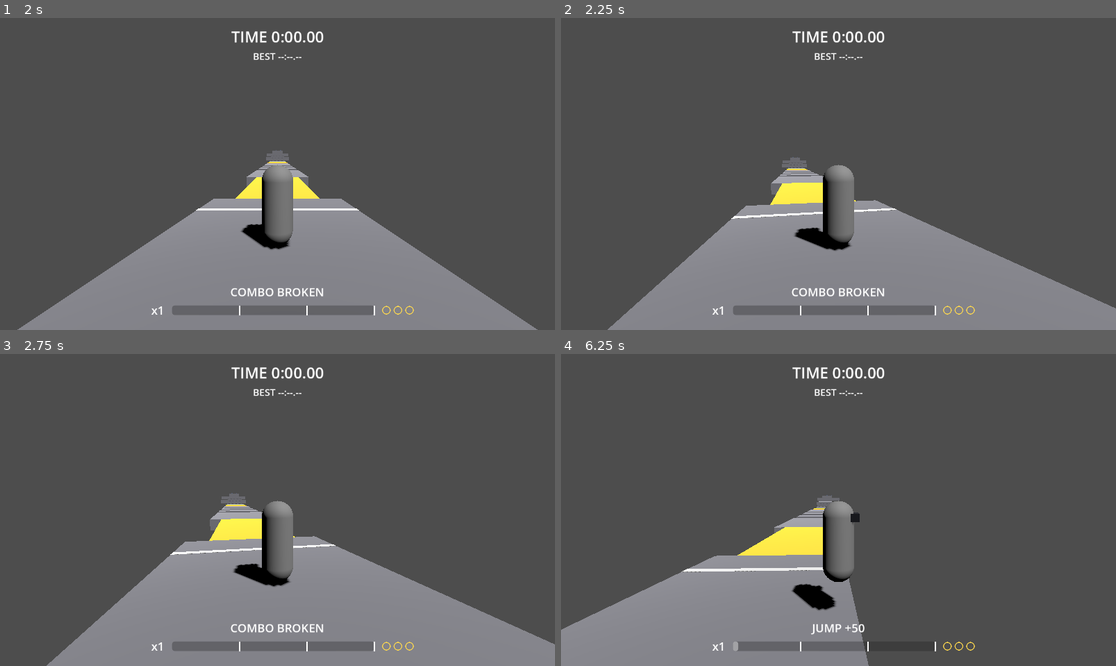
Above: before the commit, frames 1-4 (two rows, left to right).
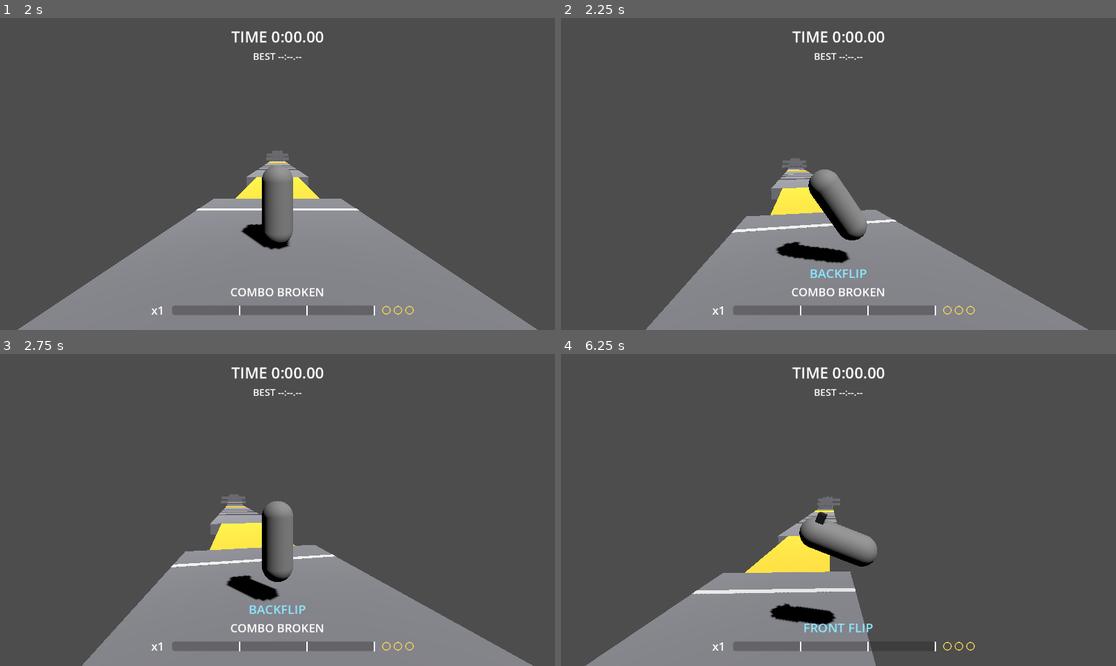
Above: after the commit, the same moments.

Repository: jimmyhag/parkour-duel
Game: Godot game, scene res://game/levels/main.tscn
Two runs of this game, one before a commit and one after it. Both use one fixed random seed, a clock stepped at 60 frames per second and the inputs below.
Inputs (mouse positions are in pixels of both pictures, inside the frame that each line leads up to):
- Up to frame 1 (2 s): tap Enter at 0.5 s; move the mouse to (399, 158) at 0.52 s; hold D (move_right) 0.53-1.28 s; right-click (399, 158) at 0.6 s; click (399, 158) at 0.67 s; tap Space (jump) at 0.77, 1.07, 1.52, 1.82 s; tap Ctrl (slide) at 0.8, 1.35 s; move the mouse to (249, 174) at 1.27 s; hold Up (menu_up) from 1.28 s (still down); click (249, 174) at 1.42 s; tap F (trick) at 1.55 s
- Up to frame 2 (2.25 s): keep holding Up (menu_up); move the mouse to (849, 167) at 2.02 s; tap F (trick) at 2.1 s; click (849, 167) at 2.17 s
- Up to frame 3 (2.75 s): keep holding Up (menu_up); tap Space (jump) at 2.3 s
- Up to frame 4 (6.25 s): move the mouse to (832, 516) at 2.77 s; tap Space (jump) at 2.85, 3.02, 3.32, 3.77, 4.07, 4.52, 4.82, 5.3, 6.02 s; click (832, 516) at 2.92 s; right-click (832, 516) at 3.05 s; move the mouse to (877, 513) at 3.52 s; right-click (877, 513) at 3.6 s; click (877, 513) at 3.67 s; tap Ctrl (slide) at 3.8, 5.1 s; move the mouse to (794, 506) at 4.27 s; click (794, 506) at 4.35 s; tap F (trick) at 4.55, 5.85 s; move the mouse to (844, 510) at 5.02 s; click (844, 510) at 5.17 s; move the mouse to (816, 503) at 5.77 s; release Up (menu_up) at 5.78 s; hold D (move_right) from 5.78 s (still down); click (816, 503) at 5.92 s; right-click (816, 503) at 6.05 s

Frame 1 is identical in both runs. In frame 2, 8.2% of the frame differs, in the area x 8-100%, y 44-100%; in frame 3, 6.5%; in frame 4, 8.4%, in the area x 0-57%, y 45-100%.

Commit message:
trick-gestures, second amendment: releasing the trick button on the ground jumps
docs/specs/trick-gestures.md, decision 3 (second amendment): released on the
ground where a jump is allowed (grounded or within coyote time, room to
stand), the trick button makes a full jump and starts the drawn trick at the
same step; a tap without a gesture jumps into the trick of the context.
Rolling, in a hard landing, low under a ceiling or aiming: nothing starts.
In the air: unchanged. The jump of a trick is not announced as a JUMP move:
the trick is the move.

Co-Authored-By: Claude Opus 5.5 <noreply@anthropic.com>

Diff:
--- a/game/core/runner_motor.gd
+++ b/game/core/runner_motor.gd
@@ -4,10 +4,11 @@
 ## and the facts it observed (RunnerFacts); it answers with the state of the runner and
 ## the velocity it wants, and announces the moves it starts and the tricks its landings
 ## pay (RunnerEvent). It plays the aerial trick (AirTrick) of each jump: the recipe drawn
-## starts as the trick button is released in the air, and a landing poses it only with
-## the slide pressed just before the ground. A runner that aims is slower on the ground,
-## sliding and rolling included, and starts no trick. It uses nothing but its arguments,
-## the tuning and the speed bonus the flow gives it: no input, no clock, no scene.
+## starts as the trick button is released, in the air, or on the ground with a full jump
+## that carries it, and a landing poses it only with the slide pressed just before the
+## ground. A runner that aims is slower on the ground, sliding and rolling included, and
+## starts no trick. It uses nothing but its arguments, the tuning and the speed bonus the
+## flow gives it: no input, no clock, no scene.
 
 enum State {
 	GROUNDED,
@@ -58,6 +59,8 @@
 ## The slide was pressed since the last slide started: the next one counts.
 var _slide_pressed_since_the_last_slide: bool = false
 var _jump_spent: bool = true
+## The height of the jump under way is settled: the jump was released and cut, or it is
+## the jump of a trick, which goes up to its top whatever the jump button does.
 var _jump_cut: bool = false
 ## Where the slide is heading: what moves a runner that a low ceiling keeps down.
 var _slide_heading: Vector3 = Vector3.ZERO
@@ -556,8 +559,10 @@
 	_cap_horizontal_speed()
 	if _can_wall_jump():
 		_wall_jump()
+	elif _can_trick_jump(intent, facts):
+		_start_jump(delta, true)
 	elif _can_jump(facts):
-		_start_jump(delta)
+		_start_jump(delta, false)
 	elif state == State.SLIDING:
 		velocity.y = _speed_down_the_slope(facts.floor_normal)
 	elif state == State.WALL_RUNNING:
@@ -708,26 +713,46 @@
 	_announce(RunnerEvent.Kind.WALL_JUMP)
 
 
+## A jump asked for (now, or within the jump buffer) where a jump is allowed.
 func _can_jump(facts: RunnerFacts) -> bool:
+	if _steps_since_jump_request > _window_steps(tuning.jump_buffer_time):
+		return false
+	return _may_jump(facts)
+
+
+## A jump is allowed: on the ground or within the coyote time, the jump of this contact
+## not spent yet, not in a hard landing, and with room to stand up for a low runner.
+func _may_jump(facts: RunnerFacts) -> bool:
 	if _jump_spent:
 		return false
 	if state == State.HARD_LANDING:
 		return false
 	if is_low() and not facts.can_stand:
 		return false
-	if _steps_since_jump_request > _window_steps(tuning.jump_buffer_time):
-		return false
 	return _steps_in_the_air <= _window_steps(tuning.coyote_time)
 
 
-func _start_jump(delta: float) -> void:
+## The trick button released with a drawing that reads, where a jump is allowed and the
+## runner neither rolls nor aims, before any trick of this jump: the jump of a trick.
+func _can_trick_jump(intent: MoveIntent, facts: RunnerFacts) -> bool:
+	if not intent.trick_released or intent.trick_recipe == null:
+		return false
+	if intent.aim_held or _trick != null or state == State.ROLLING:
+		return false
+	return _may_jump(facts)
+
+
+## The runner jumps. The jump of a trick (`trick`) goes up to its top as if the jump were
+## held, and is not announced: the trick it carries is the move.
+func _start_jump(delta: float, trick: bool) -> void:
 	velocity.y = _jump_speed(delta)
 	state = State.RISING
 	_jump_spent = true
-	_jump_cut = false
+	_jump_cut = trick
 	_steps_since_jump_request = LONG_AGO
 	_take_off = TakeOff.JUMP
-	_announce(RunnerEvent.Kind.JUMP)
+	if not trick:
+		_announce(RunnerEvent.Kind.JUMP)
 
 
 func _fly(jump_held: bool, delta: float) -> void:
@@ -842,8 +867,10 @@
 ## The trick button released in the air, rising or falling (not along a wall), starts
 ## the trick its drawing reads, unless the runner aims or already did a trick in this
 ## jump; a drawing that cannot be read starts nothing, and an empty one starts the trick
-## of the context. Its front is where the runner went as the step started: the push of
-## this step does not bend it.
+## of the context. Released where a jump is allowed, the jump of the trick (see _move)
+## has just made the runner rise: the trick starts at the same step. Released anywhere
+## else on the ground, nothing starts. Its front is where the runner went as the step
+## started: the push of this step does not bend it.
 func _start_a_trick(intent: MoveIntent) -> void:
 	var horizontal: Vector3 = Vector3(_real_velocity.x, 0.0, _real_velocity.z)
 	if horizontal.length() > ALMOST_STILL:
--- a/tests/test_flow_hud.gd
+++ b/tests/test_flow_hud.gd
@@ -140,10 +140,12 @@
 		shown, ["?", "BACKFLIP", "BACKFLIP FULL"] as Array[String], "what it reads, as it goes"
 	)
 
-	# Released on the ground: nothing is drawn any more.
+	# Released where no jump is allowed (the runner aims): nothing is drawn any more, and
+	# nothing starts.
 	var released: MoveIntent = MoveIntent.new()
 	released.trick_released = true
 	released.trick_recipe = gesture.recipe()
+	released.aim_held = true
 	body.step(released)
 	hud.refresh()
 	assert_eq(_shown(hud, "%TrickLabel"), "", "nothing shown")
--- a/tests/test_player_tricks.gd
+++ b/tests/test_player_tricks.gd
@@ -1,8 +1,9 @@
 extends GutTest
 ## The drawing of a trick in the player layer, with the real inputs: while the trick
 ## button is held, the mouse and the right stick draw instead of turning the camera, and
-## what they draw reaches the motor in the intent. Key, mouse, button and stick events go
-## through the input map of project.godot, as a device would send them.
+## what they draw reaches the motor in the intent; released on the ground, the button
+## jumps into the trick drawn. Key, mouse, button and stick events go through the input
+## map of project.godot, as a device would send them.
 
 const PLAYER_SCENE: PackedScene = preload("res://game/player/player.tscn")
 const WORLD_LAYER: int = 1
@@ -20,6 +21,10 @@
 const FLIGHT_STEPS: int = 60
 const SETTLE_STEPS: int = 30
 const POSE_HEIGHT: float = 0.6
+## How close to the height of the tuning a full jump tops, and how high above the floor
+## a runner is dropped to land hard.
+const JUMP_HEIGHT_TOLERANCE: float = 0.1
+const DROP_HEIGHT: float = 7.0
 
 var _intents: Array[MoveIntent] = []
 
@@ -140,7 +145,7 @@
 	assert_eq(paid.size(), 1, "posed with B: the landing pays it")
 
 
-func test_releasing_the_button_on_the_ground_starts_nothing() -> void:
+func test_releasing_the_button_on_the_ground_jumps_and_starts_the_trick() -> void:
 	_add_box(Vector3(20.0, 1.0, 200.0), Vector3(0.0, -0.5, -80.0))
 	var player: Player = _add_player()
 	await _wait_steps(FEW_STEPS)
@@ -148,7 +153,8 @@
 	await _wait_steps(RUN_STEPS)
 	assert_true(player.is_on_floor(), "a runner on the ground")
 
-	# A backflip drawn with the mouse, the pad going down, on the ground.
+	# On the keyboard and the mouse: a backflip drawn on the ground, the pad going down,
+	# then F released, the jump never pressed.
 	_send(_key(KEY_F, true))
 	for step: int in STROKE_STEPS:
 		_send(_mouse(MOUSE_STROKE))
@@ -157,13 +163,63 @@
 	var drawn: TrickRecipe = _intents[-1].trick_recipe
 	assert_true(drawn != null and drawn.flip == TrickRecipe.Flip.BACKFLIP, "a backflip drawn")
 	_send(_key(KEY_F, false))
-	await _wait_steps(FEW_STEPS)
-
+	await _wait_steps(2)
+	_assert_a_trick_jump(player, "F released")
+
+	# A full jump: the runner rises to the height of a jump held up to its top.
+	var apex: float = await _apex_of_the_flight(player)
+	assert_almost_eq(apex, player.tuning.jump_height, JUMP_HEIGHT_TOLERANCE, "a full jump")
+	_send(_key(KEY_W, false))
+	await _wait_steps(SETTLE_STEPS)
+	assert_eq(player.motor.state, RunnerMotor.State.GROUNDED, "back on its feet")
+
+	# On the gamepad: LB held, the right stick flicked down and back, then LB released.
+	_send(_button(JOY_BUTTON_LEFT_SHOULDER, true))
+	await _wait_steps(1)
+	_send(_stick(JOY_AXIS_RIGHT_Y, 1.0))
+	await _wait_steps(STROKE_STEPS)
+	_send(_stick(JOY_AXIS_RIGHT_Y, 0.0))
+	await _wait_steps(FEW_STEPS)
+	drawn = _intents[-1].trick_recipe
+	assert_true(drawn != null and drawn.flip == TrickRecipe.Flip.BACKFLIP, "a backflip drawn")
+	_send(_button(JOY_BUTTON_LEFT_SHOULDER, false))
+	await _wait_steps(2)
+	_assert_a_trick_jump(player, "LB released")
+	apex = await _apex_of_the_flight(player)
+	assert_almost_eq(apex, player.tuning.jump_height, JUMP_HEIGHT_TOLERANCE, "a full jump")
+
+
+func test_releasing_the_button_where_no_jump_is_allowed_starts_nothing() -> void:
+	_add_box(Vector3(20.0, 1.0, 20.0), Vector3(0.0, -0.5, 0.0))
+	var player: Player = _add_player()
+	await _wait_steps(FEW_STEPS)
+
+	# Dropped from high above the height of a roll, a backflip drawn on the way down with
+	# the mouse, F still held as it lands hard.
+	player.teleport(Transform3D(Basis.IDENTITY, Vector3(0.0, DROP_HEIGHT, 0.0)))
+	_send(_key(KEY_F, true))
+	for step: int in STROKE_STEPS:
+		_send(_mouse(MOUSE_STROKE))
+		await _wait_steps(1)
+	var drawn: TrickRecipe = _intents[-1].trick_recipe
+	assert_true(drawn != null and drawn.flip == TrickRecipe.Flip.BACKFLIP, "a backflip drawn")
+	for step: int in FLIGHT_STEPS:
+		if player.motor.state == RunnerMotor.State.HARD_LANDING:
+			break
+		await _wait_steps(1)
+	assert_eq(player.motor.state, RunnerMotor.State.HARD_LANDING, "a runner in a hard landing")
+
+	_send(_key(KEY_F, false))
+	await _wait_steps(1)
+	assert_ne(player.motor.state, RunnerMotor.State.RISING, "it does not jump")
+	assert_null(player.motor.current_trick(), "nothing starts")
+	await _wait_steps(FEW_STEPS)
 	assert_true(player.is_on_floor(), "still on the ground")
-	assert_null(player.motor.current_trick(), "nothing starts")
-
-	# Forgotten: a jump, then a press and a release in the air without drawing, start the
-	# trick of the context (a front flip, running forward), not the backflip.
+
+	# Forgotten: once on its feet, a jump, then a press and a release in the air without
+	# drawing, start the trick of the context (a backflip, at a stop), not the one drawn.
+	await _wait_steps(SETTLE_STEPS)
+	assert_eq(player.motor.state, RunnerMotor.State.GROUNDED, "back on its feet")
 	_send(_key(KEY_SPACE, true))
 	await _wait_steps(2)
 	_send(_key(KEY_F, true))
@@ -175,7 +231,28 @@
 	assert_not_null(trick, "a trick starts")
 	if trick != null:
 		assert_true(trick.recipe.context, "the trick of the context")
-		assert_eq(trick.name(), "FRONT FLIP", "running forward: a front flip")
+		assert_eq(trick.name(), "BACKFLIP", "at a stop: a backflip")
+
+
+## The runner jumped at the release, and the backflip drawn started with it.
+func _assert_a_trick_jump(player: Player, context: String) -> void:
+	assert_eq(player.motor.state, RunnerMotor.State.RISING, context + ": it jumps")
+	var trick: AirTrick = player.motor.current_trick()
+	assert_not_null(trick, context + ": a trick starts at the same step")
+	if trick != null:
+		assert_eq(trick.name(), "BACKFLIP", context + ": the backflip drawn")
+		assert_false(trick.recipe.context, context + ": not the trick of the context")
+
+
+## The highest the feet of the runner go above the floor until it lands again.
+func _apex_of_the_flight(player: Player) -> float:
+	var apex: float = player.global_position.y
+	for step: int in FLIGHT_STEPS:
+		await _wait_steps(1)
+		apex = maxf(apex, player.global_position.y)
+		if player.is_on_floor():
+			break
+	return apex
 
 
 func _add_player() -> Player:
--- a/tests/test_runner_trick_risk.gd
+++ b/tests/test_runner_trick_risk.gd
@@ -1,7 +1,8 @@
 extends TrickTest
 ## The risk of the aerial tricks of the runner's motor (game/core): how long a trick lasts
-## against the height of a jump, so that only a single fits in a jump on the flat; what a
-## riskless loop on the flat earns; and the perfect landings that do not raise the speed
+## against the height of a jump, so that only a single fits in a jump on the flat, the
+## jump of a trick included; what a riskless loop on the flat earns, jumping or releasing
+## the trick button on the ground; and the perfect landings that do not raise the speed
 ## without end. The tests of the risk weigh the tuning of the project, the one the player
 ## plays with.
 
@@ -19,7 +20,10 @@
 	var style: int = 0
 	var tricks_paid: int = 0
 	var crashes: int = 0
+	## The jumps the motor announced, and the times the runner left the ground on purpose:
+	## a jump of a trick is not announced.
 	var jumps: int = 0
+	var take_offs: int = 0
 	var ammo: int = 0
 	var top_speed: float = 0.0
 	var mean_speed: float = 0.0
@@ -46,6 +50,28 @@
 
 		_assert_events(events, [TRICK])
 		if events.size() == 1 and events[0].trick != null:
+			assert_true(events[0].trick.perfect, context + ": finished before the ground, posed")
+
+
+func test_a_trick_jump_on_the_flat_leaves_time_for_a_single() -> void:
+	var tuning: MovementTuning = _project_tuning()
+	var singles: Array[TrickRecipe] = [
+		_front_flip(),
+		_backflip(),
+		TrickRecipe.drawn(SIDE_FLIP),
+		TrickRecipe.drawn(SPIN),
+		TrickRecipe.of_the_context(),
+	]
+	for recipe: TrickRecipe in singles:
+		var context: String = recipe.name()
+		var body: MotorBody = MotorBody.running(tuning, FORWARD, tuning.top_speed)
+
+		# The trick button released on the ground, the jump never pressed.
+		var events: Array[RunnerEvent] = _trick_jump(body, null, recipe)
+
+		_assert_events(events, [TRICK])
+		if events.size() == 1 and events[0].trick != null:
+			assert_eq(events[0].trick.name(), recipe.name(), context + ": the trick drawn")
 			assert_true(events[0].trick.perfect, context + ": finished before the ground, posed")
 
 
@@ -111,12 +137,17 @@
 		TrickRecipe.drawn(SPIN),
 	]
 	var tricking: Minute = _hop_for_a_minute(tuning, fitting)
+	# The same recipes, each one released on the ground: the jump of the trick.
+	var trick_jumping: Minute = _hop_for_a_minute(tuning, fitting, 0, true)
 	gut.p(_report("running and jumping alone", plain))
 	gut.p(_report("a trick at every jump", tricking))
-
-	assert_gt(tricking.tricks_paid, 60, "a runner that poses a trick at every jump")
-	assert_eq(tricking.crashes, 0, "and never crashes")
-	assert_lt(tricking.style, RISKLESS_STYLE_PER_MINUTE, "earns less style than the threshold")
+	gut.p(_report("a trick jump at every jump", trick_jumping))
+
+	for minute: Minute in [tricking, trick_jumping]:
+		assert_gt(minute.tricks_paid, 60, "a runner that poses a trick at every jump")
+		assert_eq(minute.crashes, 0, "and never crashes")
+		assert_lt(minute.style, RISKLESS_STYLE_PER_MINUTE, "earns less style than the threshold")
+	assert_eq(trick_jumping.jumps, 0, "a jump of a trick is not a jump of the flow")
 
 
 func test_the_repetition_of_tricks_survives_the_end_of_a_combo() -> void:
@@ -184,6 +215,18 @@
 	return body.motor.events.duplicate()
 
 
+## From the ground, `recipe` released at the first step, the jump never pressed: the
+## jump of the trick, then the slide pressed two steps before the ground; what the motor
+## announced at the landing.
+func _trick_jump(body: MotorBody, flow: FlowState, recipe: TrickRecipe) -> Array[RunnerEvent]:
+	var landing: int = _steps_to_land(body.motor.tuning)
+	for step: int in landing + 1:
+		var intent: MoveIntent = _release(recipe, FORWARD) if step == 0 else _push(FORWARD)
+		intent.slide_pressed = step == landing - 2
+		_play(body, flow, intent)
+	return body.motor.events.duplicate()
+
+
 ## How many steps after it jumps on the flat at the top speed, holding the jump, a runner
 ## of `tuning` sees the floor again.
 func _steps_to_land(tuning: MovementTuning) -> int:
@@ -203,9 +246,10 @@
 
 ## A minute of a runner on the flat that jumps whenever it stands, holding the jump to
 ## its top; with `recipes`, it releases the next of them at the first step of every jump,
-## and poses it perfect.
+## and poses it perfect. With `trick_jumps`, it never presses the jump: the release of
+## the trick button on the ground is its jump.
 func _hop_for_a_minute(
-	tuning: MovementTuning, recipes: Array[TrickRecipe], rest: int = 0
+	tuning: MovementTuning, recipes: Array[TrickRecipe], rest: int = 0, trick_jumps: bool = false
 ) -> Minute:
 	var body: MotorBody = MotorBody.running(tuning, FORWARD, tuning.top_speed)
 	var flow: FlowState = FlowState.new(tuning, STEPS_PER_SECOND)
@@ -226,15 +270,21 @@
 			resting = rest
 			in_a_row = 0
 			since_take_off = -1
+		elif state == RunnerMotor.State.GROUNDED and trick_jumps:
+			intent = _release(recipes[minute.take_offs % recipes.size()], FORWARD)
+			since_take_off = 0
+			in_a_row += 1
+			minute.take_offs += 1
 		elif state == RunnerMotor.State.GROUNDED:
 			intent.jump_pressed = true
 			intent.jump_held = true
 			since_take_off = 0
 			in_a_row += 1
+			minute.take_offs += 1
 		elif since_take_off >= 0:
 			intent.jump_held = state == RunnerMotor.State.RISING
 			since_take_off += 1
-		if not recipes.is_empty() and since_take_off == 1:
+		if not recipes.is_empty() and not trick_jumps and since_take_off == 1:
 			intent = _release(recipes[minute.jumps % recipes.size()], FORWARD)
 			intent.jump_held = true
 		var ground_soon: bool = body.position.y + 2.0 * body.velocity.y * MotorBody.STEP <= 0.0
@@ -257,11 +307,15 @@
 
 func _report(title: String, minute: Minute) -> String:
 	return (
-		"%s: style %d, ammunition %d, jumps %d, tricks %d, crashes %d, speed %.2f m/s (top %.2f)"
+		(
+			"%s: style %d, ammunition %d, take-offs %d, jumps %d, tricks %d, crashes %d,"
+			+ " speed %.2f m/s (top %.2f)"
+		)
 		% [
 			title,
 			minute.style,
 			minute.ammo,
+			minute.take_offs,
 			minute.jumps,
 			minute.tricks_paid,
 			minute.crashes,
--- a/tests/test_runner_tricks.gd
+++ b/tests/test_runner_tricks.gd
@@ -1,7 +1,8 @@
 extends TrickTest
 ## The aerial tricks of the runner's motor (game/core) in the air: the trick drawn starts
-## as the button is released in the air, the trick of the context when nothing was
-## drawn, one trick per jump, what a trick forbids meanwhile, and their names.
+## as the button is released in the air, or on the ground with the full jump the release
+## makes where a jump is allowed (nothing elsewhere), the trick of the context when
+## nothing was drawn, one trick per jump, what a trick forbids meanwhile, and their names.
 
 # --- Drawing and releasing ---
 
@@ -114,16 +115,117 @@
 # --- Where a trick starts ---
 
 
-func test_a_trick_does_not_start_on_the_ground() -> void:
-	var body: MotorBody = MotorBody.running(_tuning, FORWARD, _tuning.top_speed)
-	assert_eq(body.motor.state, RunnerMotor.State.GROUNDED, "a runner on the ground")
-
-	for recipe: TrickRecipe in [_backflip(), _front_flip(), TrickRecipe.of_the_context()]:
-		body.step(_release(recipe, FORWARD))
-		assert_null(body.motor.current_trick(), "nothing starts: %s" % recipe.name())
-		body.step(_push(FORWARD))
-
-	assert_eq(body.motor.state, RunnerMotor.State.GROUNDED, "it stays on the ground")
+func test_releasing_the_button_on_the_ground_jumps_and_starts_the_trick() -> void:
+	# A backflip drawn on the ground, then the trick button released, the jump never
+	# pressed; beside it, the same runner jumping with the jump held up to the top.
+	var tricking: MotorBody = MotorBody.running(_tuning, FORWARD, _tuning.top_speed)
+	var plain: MotorBody = MotorBody.running(_tuning, FORWARD, _tuning.top_speed)
+	for step: int in 4:
+		tricking.step(_drawing(_backflip(), FORWARD))
+		plain.step(_push(FORWARD))
+	assert_eq(tricking.motor.state, RunnerMotor.State.GROUNDED, "a runner on the ground")
+
+	tricking.step(_release(_backflip(), FORWARD))
+	plain.step(_jump(FORWARD))
+
+	assert_eq(tricking.motor.state, RunnerMotor.State.RISING, "it jumps at the release")
+	assert_almost_eq(tricking.velocity, plain.velocity, Vector3.ONE * TOLERANCE, "a jump")
+	var trick: AirTrick = tricking.motor.current_trick()
+	assert_not_null(trick, "a trick starts at the same step")
+	if trick != null:
+		assert_eq(trick.name(), "BACKFLIP", "the backflip drawn")
+		assert_false(trick.recipe.context, "not the trick of the context")
+	assert_true(tricking.motor.is_in_a_trick(), "under way")
+	# The trick is the move: the jump that carries it is not one more.
+	_assert_kinds(tricking, [])
+
+	# A full jump: it flies as the jump held up to its top does.
+	var steps: int = 0
+	while not plain.on_floor and steps < MANY_STEPS:
+		tricking.step(_push(FORWARD))
+		var flight: MoveIntent = _push(FORWARD)
+		flight.jump_held = plain.motor.state == RunnerMotor.State.RISING
+		plain.step(flight)
+		var context: String = "step %d" % steps
+		assert_almost_eq(tricking.position, plain.position, Vector3.ONE * TOLERANCE, context)
+		steps += 1
+	assert_true(tricking.on_floor, "both land together")
+
+	# Within the coyote time, just off the floor: the same.
+	var leaving: MotorBody = MotorBody.running(_tuning, FORWARD, _tuning.top_speed)
+	leaving.has_floor = false
+	leaving.on_floor = false
+	leaving.step(_drawing(_backflip(), FORWARD))
+	assert_eq(leaving.motor.state, RunnerMotor.State.FALLING, "a runner off the floor")
+	assert_gt(leaving.motor.coyote_time_left(), 0.0, "within the coyote time")
+	leaving.step(_release(_backflip(), FORWARD))
+	assert_eq(leaving.motor.state, RunnerMotor.State.RISING, "it jumps at the release")
+	assert_true(leaving.motor.is_in_a_trick(), "and the trick starts")
+
+	# A drawing that cannot be read starts nothing, not even the jump.
+	var unread: MotorBody = MotorBody.running(_tuning, FORWARD, _tuning.top_speed)
+	unread.step(_release(null, FORWARD))
+	assert_eq(unread.motor.state, RunnerMotor.State.GROUNDED, "a drawing not read: no jump")
+	assert_null(unread.motor.current_trick(), "and no trick")
+
+
+func test_without_a_gesture_on_the_ground_the_jump_starts_the_trick_of_the_context() -> void:
+	var nothing_drawn: TrickRecipe = TrickRecipe.of_the_context()
+
+	# Running forward: a front flip.
+	var running: MotorBody = MotorBody.running(_tuning, FORWARD, _tuning.top_speed)
+	running.step(_drawing(nothing_drawn, FORWARD))
+	running.step(_release(nothing_drawn, FORWARD))
+	assert_eq(running.motor.state, RunnerMotor.State.RISING, "running forward: it jumps")
+	_assert_context_trick(running, FRONT_FLIP, "running forward")
+
+	# At a stop: a backflip.
+	var still: MotorBody = MotorBody.new(_tuning)
+	still.step(_push(Vector3.ZERO))
+	still.step(_release(nothing_drawn))
+	assert_eq(still.motor.state, RunnerMotor.State.RISING, "at a stop: it jumps")
+	_assert_context_trick(still, BACKFLIP, "at a stop")
+
+
+func test_releasing_the_button_where_no_jump_is_allowed_starts_nothing() -> void:
+	# A roll and a hard landing, from above the height of a roll, the slide pressed just
+	# before the ground or not at all.
+	var rolling: MotorBody = _dropped(true)
+	assert_eq(rolling.motor.state, RunnerMotor.State.ROLLING, "a runner in a roll")
+	var hard: MotorBody = _dropped(false)
+	assert_eq(hard.motor.state, RunnerMotor.State.HARD_LANDING, "a runner in a hard landing")
+	# A slide under a low ceiling.
+	var low: MotorBody = MotorBody.running(_tuning, FORWARD, _tuning.top_speed)
+	low.step(_slide(FORWARD))
+	low.can_stand = false
+	low.step(_push(FORWARD))
+	assert_eq(low.motor.state, RunnerMotor.State.SLIDING, "a runner low under a ceiling")
+	# A runner that aims, on its feet.
+	var aiming: MotorBody = MotorBody.running(_tuning, FORWARD, _tuning.top_speed)
+
+	for body: MotorBody in [rolling, hard, low, aiming]:
+		var state: String = RunnerMotor.State.keys()[body.motor.state]
+		var release: MoveIntent = _release(_backflip(), FORWARD)
+		release.aim_held = body == aiming
+		body.step(release)
+		assert_true(body.on_floor, "%s: it does not jump" % state)
+		assert_ne(body.motor.state, RunnerMotor.State.RISING, "%s: not rising" % state)
+		assert_null(body.motor.current_trick(), "%s: nothing starts" % state)
+		_assert_kinds(body, [])
+
+	# The drawing is forgotten: back on its feet, a jump starts no trick.
+	low.can_stand = true
+	for body: MotorBody in [rolling, hard, low, aiming]:
+		var state: String = RunnerMotor.State.keys()[body.motor.state]
+		var steps: int = 0
+		while body.motor.state != RunnerMotor.State.GROUNDED and steps < MANY_STEPS:
+			body.step(_push(FORWARD))
+			steps += 1
+		body.step(_jump(FORWARD))
+		assert_eq(body.motor.state, RunnerMotor.State.RISING, "%s, then a jump" % state)
+		for step: int in TURN_STEPS:
+			body.step(_push(FORWARD))
+			assert_null(body.motor.current_trick(), "%s: no trick in the jump" % state)
 
 
 func test_a_trick_does_not_start_in_a_wall_run_or_a_mantle() -> void:
@@ -311,3 +413,27 @@
 	assert_eq(trick.recipe.flip, flip, context + ": its flip")
 	assert_eq(trick.recipe.turns, 1, context + ": one turn")
 	assert_eq(trick.points(_tuning), _tuning.trick_points_context, context + ": its points")
+
+
+## The jump pressed at this step, and held.
+func _jump(direction: Vector3) -> MoveIntent:
+	var intent: MoveIntent = _push(direction)
+	intent.jump_pressed = true
+	intent.jump_held = true
+	return intent
+
+
+## A runner dropped from a metre above the height of a roll, played until it lands: it
+## rolls if `roll`, the slide pressed just before the ground, and lands hard otherwise.
+func _dropped(roll: bool) -> MotorBody:
+	var body: MotorBody = MotorBody.new(_tuning, _tuning.roll_fall_height + 1.0)
+	var pressed: bool = false
+	var steps: int = 0
+	while not body.motor.is_on_the_ground() and steps < MANY_STEPS:
+		var intent: MoveIntent = _push(Vector3.ZERO)
+		if roll and not pressed and body.position.y < 1.0:
+			intent.slide_pressed = true
+			pressed = true
+		body.step(intent)
+		steps += 1
+	return body
